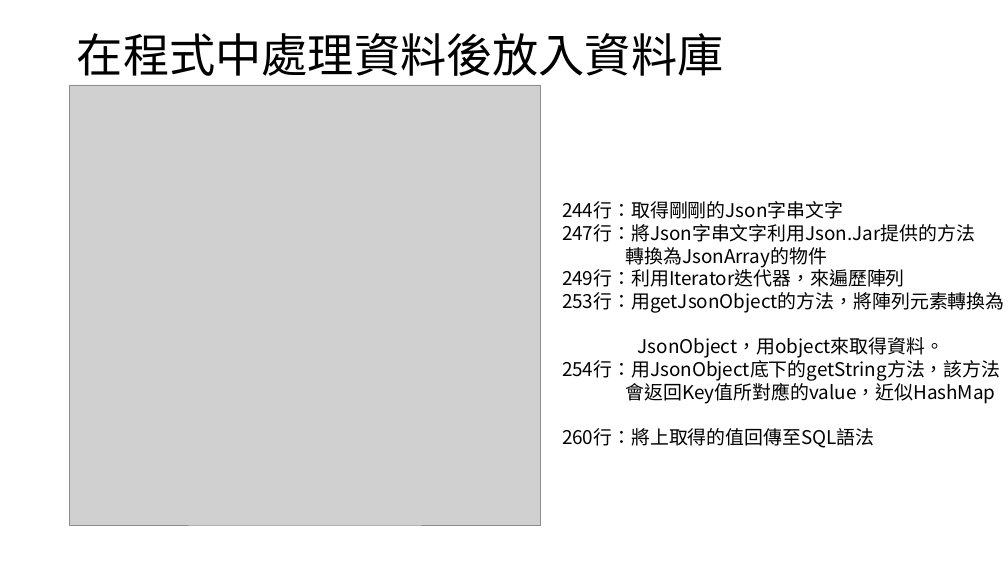
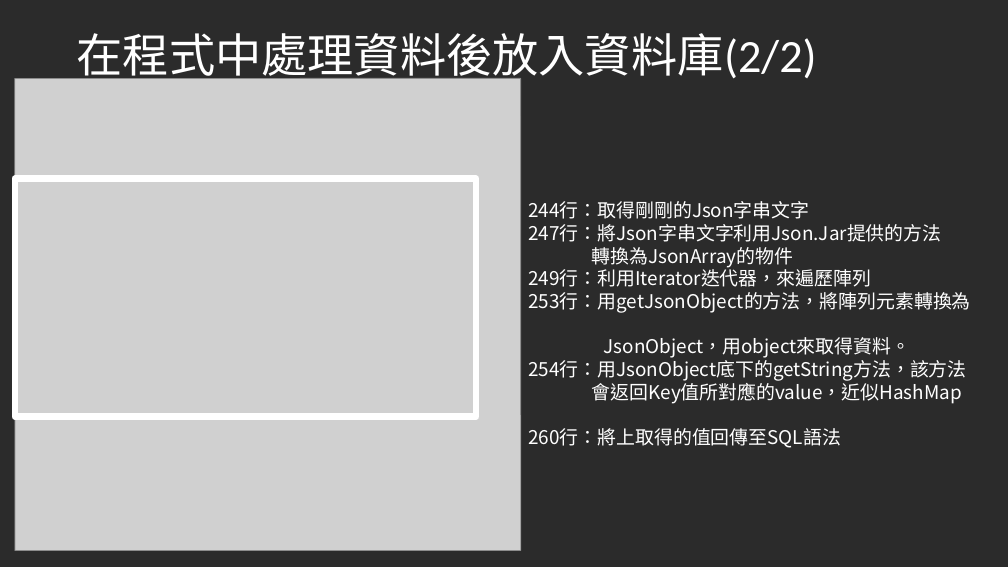
Before and after one commit to Hoxton019030/Columbrium, a slide deck: slide 5 of 新竹縣公私立【納骨塔】清冊資料庫.pptx. Drawn at 1008x567 pixels with LibreOffice and Linux fonts; fonts in the diff are those of the drawing; grey boxes stand for pictures; background and template pictures are left out; a plain dark background stands for a picture behind light text. Boxes give left, top, right and bottom in pixels: in the first picture for what was removed or moved away, otherwise in the second. Text is boxed around its words. In the diff, an @@ line names an element or a change of style, - is before the commit and + after.

```diff
--- a/新竹縣公私立【納骨塔】清冊資料庫.pptx
+++ b/新竹縣公私立【納骨塔】清冊資料庫.pptx
@@ background #FFFFFF to picture (left out) @@
@@ text at box(77, 33, 817, 84): text changed; text colour #000000 to #FFFFFF @@
-在程式中處理資料後放入資料庫
+在程式中處理資料後放入資料庫(2/2)
@@ picture: place and size @@
-picture at box(70, 85, 541, 525)
+picture at box(15, 79, 521, 551)
@@ rectangle added at box(15, 178, 476, 417), outline #FFFFFF 6.01 pt @@
@@ text "244行：取得剛剛的Json字串文字": place and size @@
-text "244行：取得剛剛的Json字串文字" at box(562, 201, 1005, 448)
+text "244行：取得剛剛的Json字串文字" at box(528, 201, 971, 448)
@@ text "244行：取得剛剛的Json字串文字" at box(528, 201, 971, 448): text colour #000000 to #FFFFFF @@
```
Also in this commit, not shown: 9 other slides changed, 2 slides added, 3 slides removed, 15 other files.
